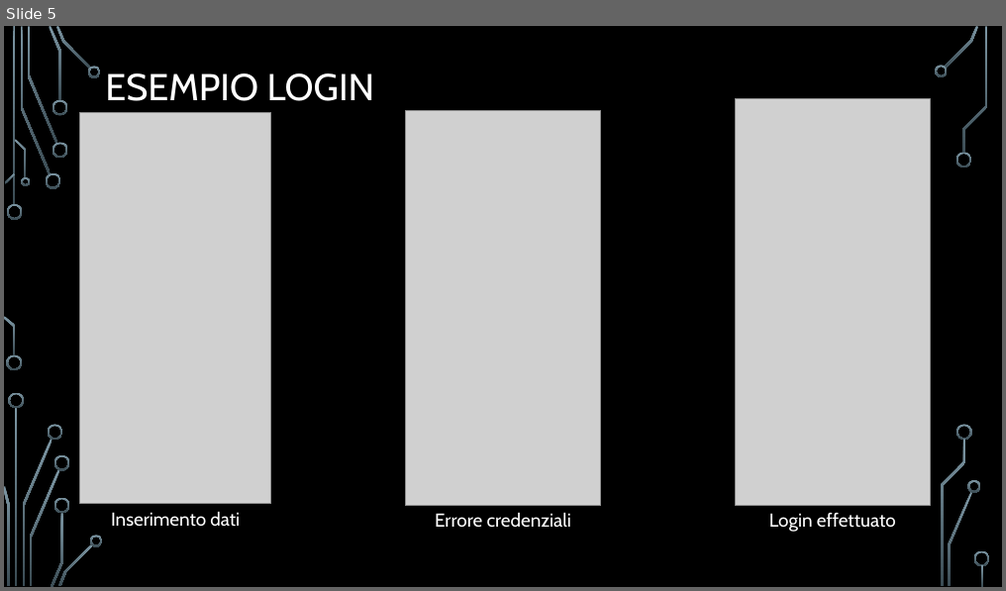
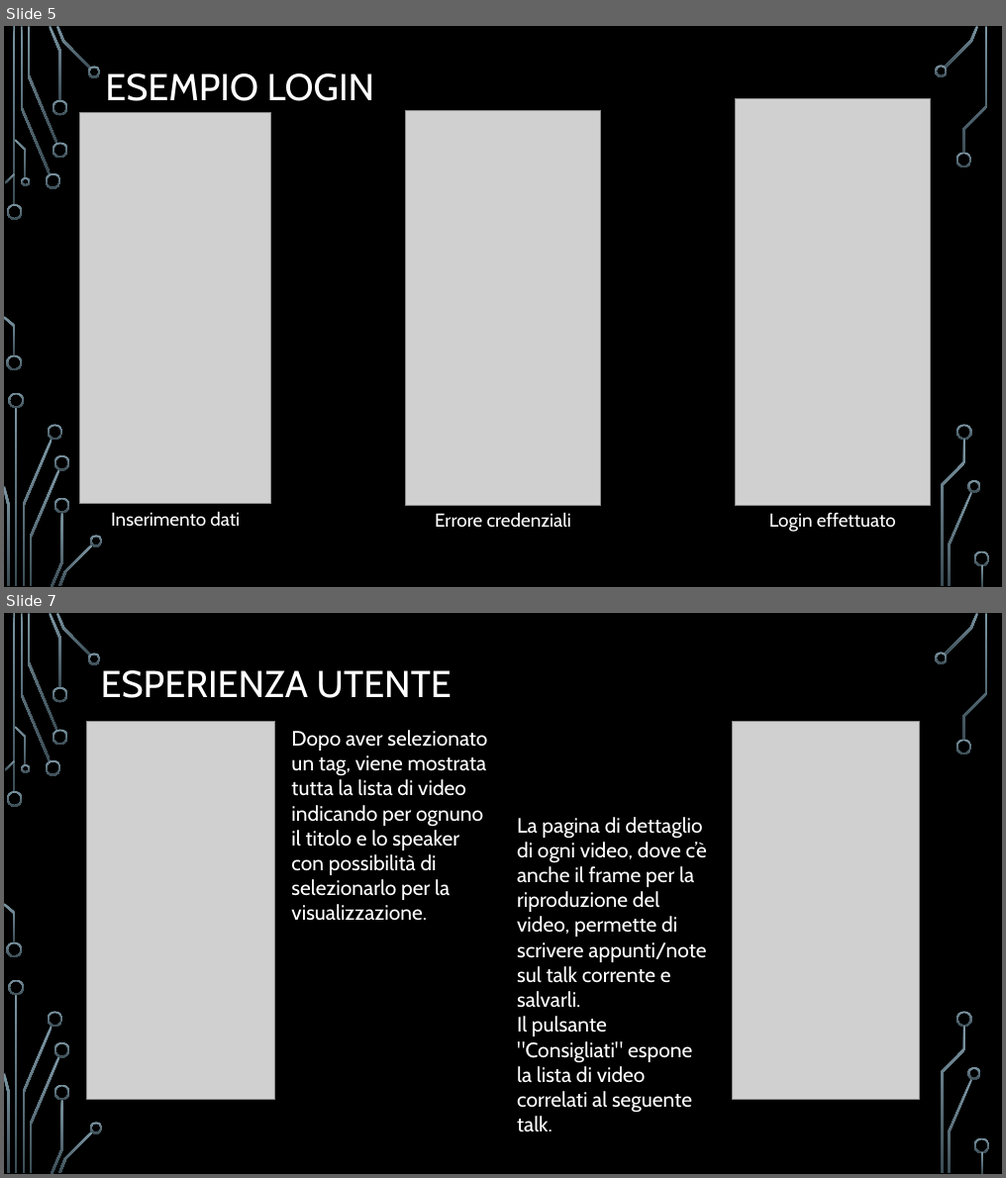
Before and after one commit to carraraFederico/TEDxLearn_ProgettoCloudMobile_2024, a slide deck: Presentazioni/TEDxLearn_part4.pptx. Shown one above the other, each under a label of ours: slide 5 before the commit, slides 5 and 7 after it; the slides between them are not shown. The pictures are 1006x591 and 1006x1178 pixels, drawn with LibreOffice and Linux fonts; fonts in the diff are those of the drawing; grey boxes stand for pictures; background and template pictures are left out. Boxes give left, top, right and bottom in pixels: in the first picture for what was removed or moved away, otherwise in the second. Text is boxed around its words. In the diff, an @@ line names an element or a change of style, - is before the commit and + after.

```diff
--- a/Presentazioni/TEDxLearn_part4.pptx
+++ b/Presentazioni/TEDxLearn_part4.pptx
@@ slide 7 added at [4,613,1002,1174], background picture (left out); not listed: 36 template elements that a slide beside it also shows @@
@@ title added at [101,670,451,698], 36 pt, text #FFFFFF @@
+ESPERIENZA UTENTE
@@ picture added at [86,722,275,1100] @@
@@ text added at [291,730,487,921], 20 pt, text #FFFFFF @@
+Dopo aver selezionato un tag, viene mostrata tutta la lista di video indicando per ognuno il titolo e lo speaker con possibilità di selezionarlo per la visualizzazione.
@@ picture added at [733,722,920,1100] @@
@@ text added at [517,817,707,1107], 20 pt, text #FFFFFF @@
+La pagina di dettaglio di ogni video, dove c’è anche il frame per la riproduzione del video, permette di scrivere appunti/note sul talk corrente e salvarli.
+Il pulsante "Consigliati" espone la lista di video correlati al seguente talk.
```
Also in this commit, not shown: 1 slide changed, 1 other slide added, 2 slides removed.
